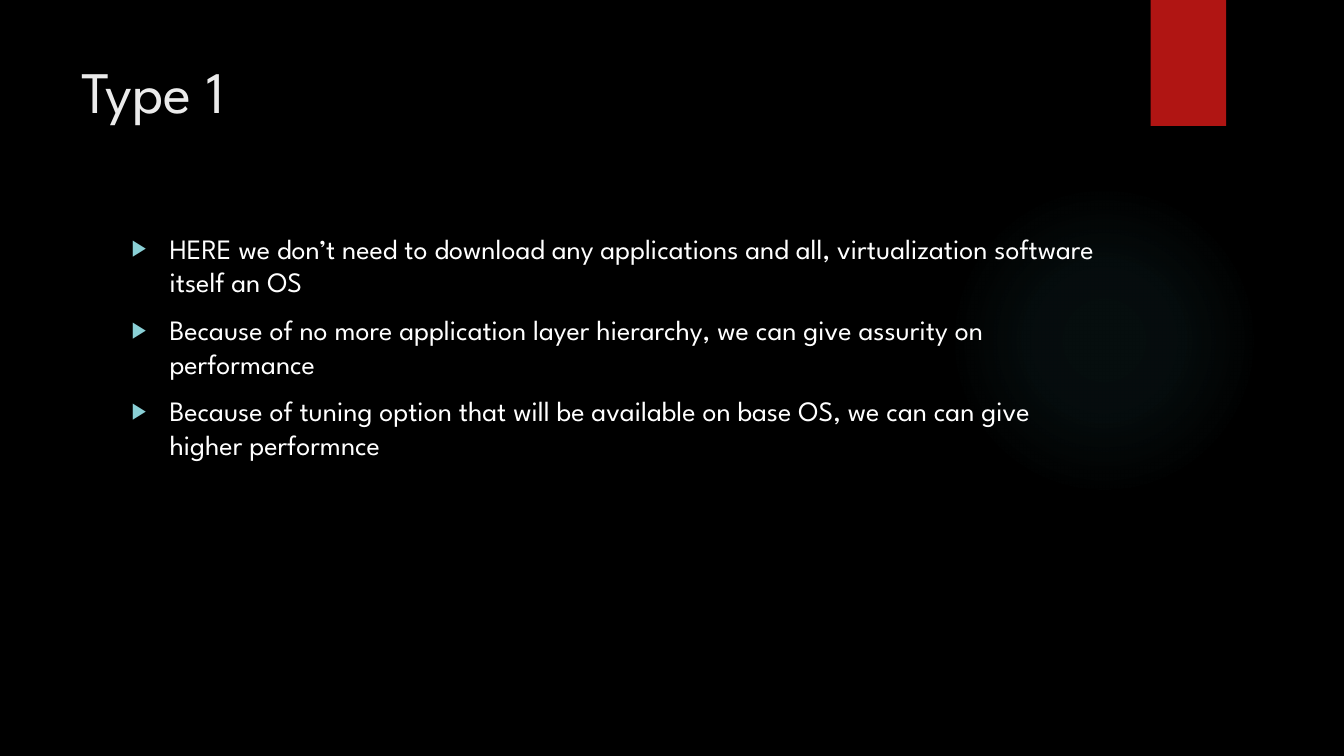
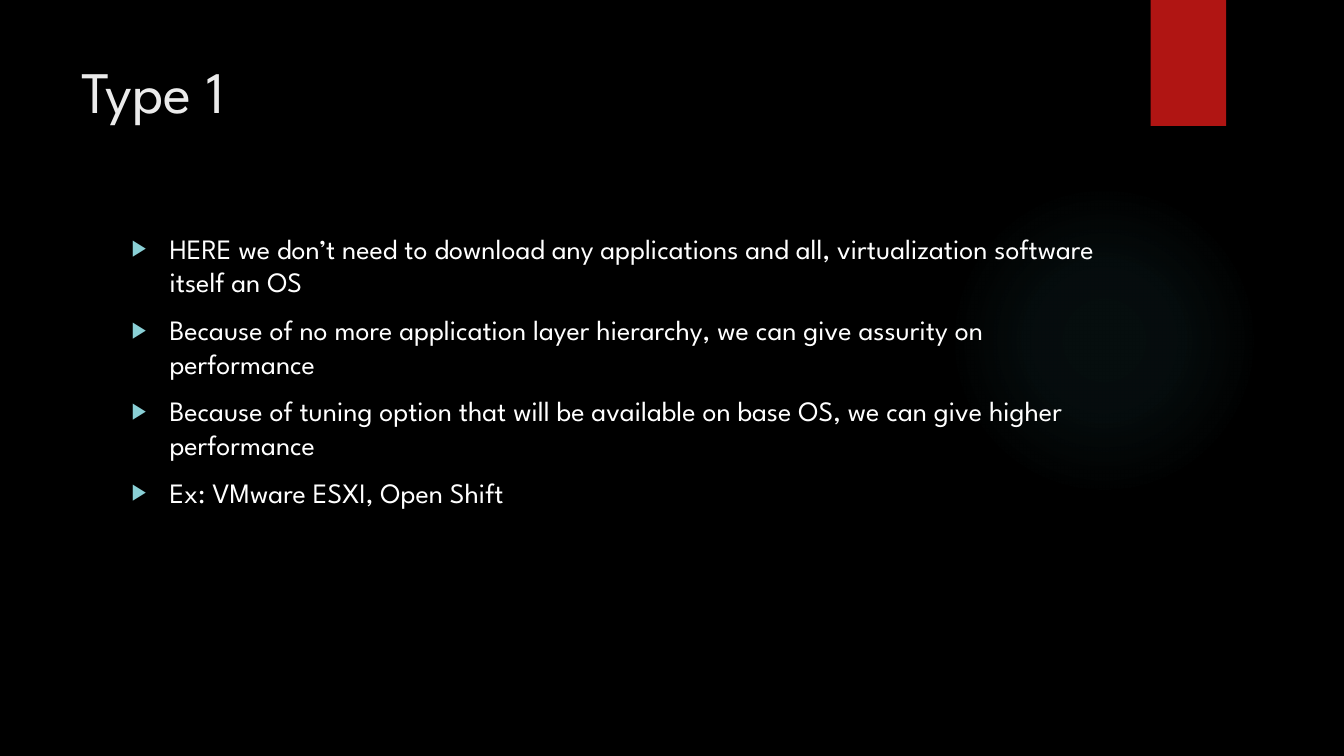
Before and after one commit to karthick1808/DW001, a slide deck: slide 13 of Cloud Basics.pptx. Drawn at 1344x756 pixels with LibreOffice and Linux fonts; fonts in the diff are those of the drawing; background and template pictures are left out. Boxes give left, top, right and bottom in pixels: in the first picture for what was removed or moved away, otherwise in the second. Text is boxed around its words. In the diff, an @@ line names an element or a change of style, - is before the commit and + after.

```diff
--- a/Cloud Basics.pptx
+++ b/Cloud Basics.pptx
@@ text at (170, 401, 1062, 509): text changed @@
-▶ Because of tuning option that will be available on base OS, we can can give higher performnce
+▶ Because of tuning option that will be available on base OS, we can give higher performance
+▶ Ex: VMware ESXI, Open Shift
```
Also in this commit, not shown: 1 other slide changed, 8 slides added.
